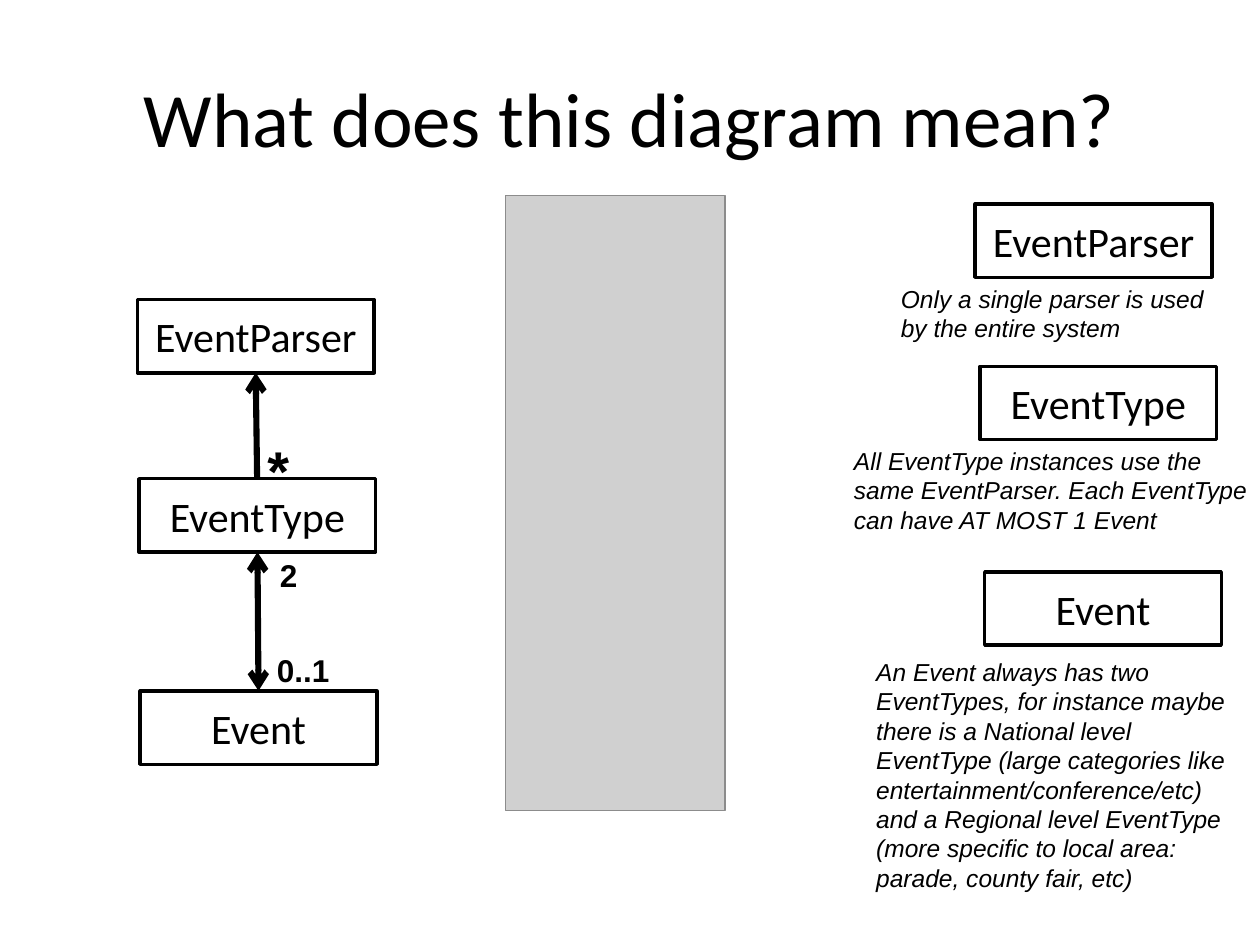
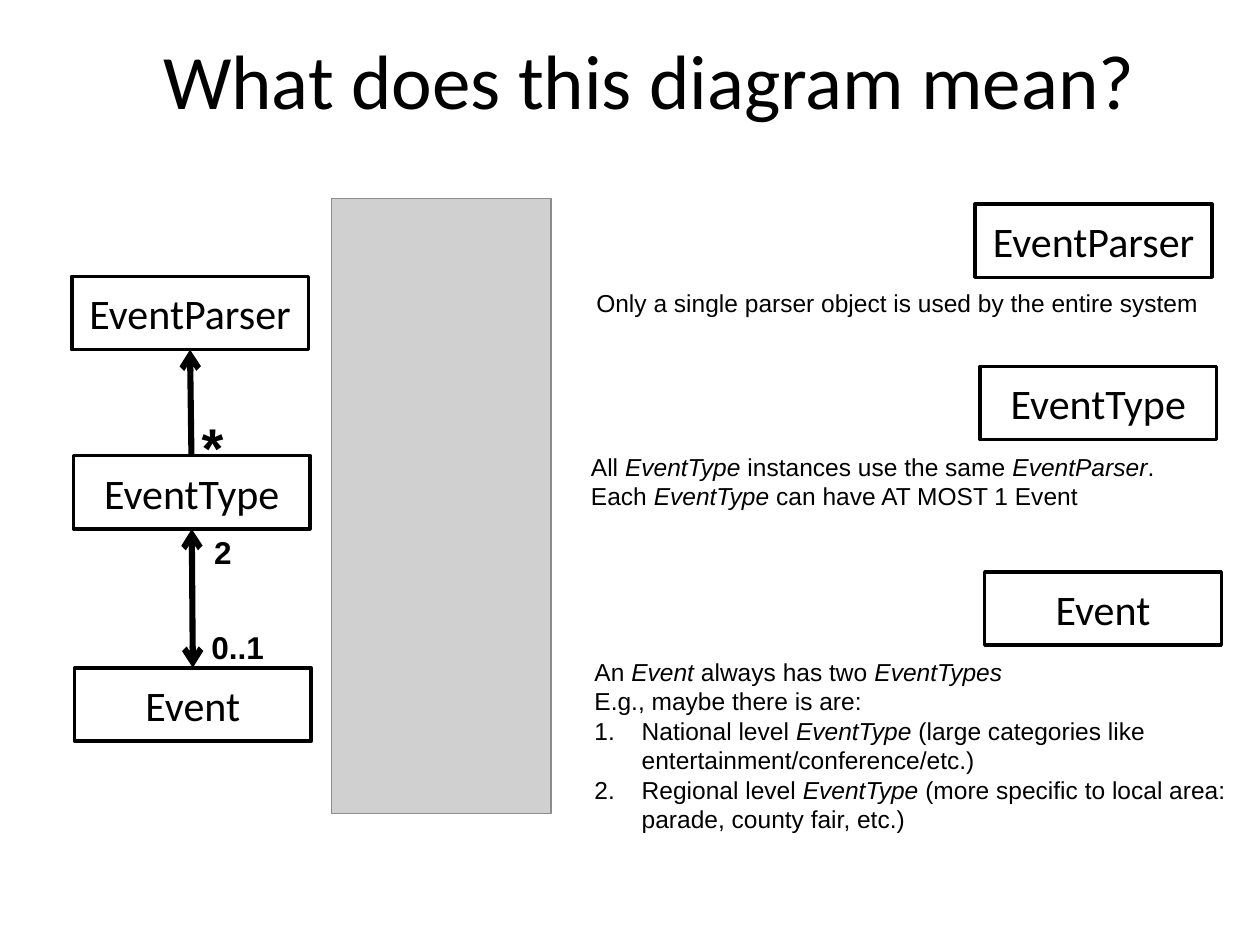
Before and after one commit to RHIT-CSSE/csse220, a slide deck: slide 7 of ClassMaterials/OOAndExceptions/Slides/OODFilesExceptions.pptx. Drawn at 1260x945 pixels with LibreOffice and Linux fonts; fonts in the diff are those of the drawing; grey boxes stand for pictures. Boxes give left, top, right and bottom in pixels: in the first picture for what was removed or moved away, otherwise in the second. Text is boxed around its words. In the diff, an @@ line names an element or a change of style, - is before the commit and + after.

Commit message:
update slides

```diff
--- a/ClassMaterials/OOAndExceptions/Slides/OODFilesExceptions.pptx
+++ b/ClassMaterials/OOAndExceptions/Slides/OODFilesExceptions.pptx
@@ text "What does this diagram mean?": place and size @@
-text "What does this diagram mean?" at bbox=[144, 93, 1115, 161]
+text "What does this diagram mean?" at bbox=[163, 55, 1134, 123]
@@ picture: place and size @@
-picture at bbox=[505, 195, 724, 810]
+picture at bbox=[331, 199, 551, 814]
@@ text at bbox=[596, 294, 1198, 317]: text changed; italic off @@
-Only a single parser is used by the entire system
+Only a single parser object is used by the entire system
@@ 2 rectangles, 2 freeform shapes, 1 text: place and size @@
-2 rectangles, 2 freeform shapes, 1 text at bbox=[137, 300, 375, 690]
+2 rectangles, 2 freeform shapes, 1 text at bbox=[72, 276, 310, 668]
@@ 2 texts, 1 rectangle: place and size @@
-2 texts, 1 rectangle at bbox=[140, 428, 377, 764]
+2 texts, 1 rectangle at bbox=[74, 406, 311, 741]
@@ text "All EventType instances use the ...": place and size @@
-text "All EventType instances use the ..." at bbox=[854, 452, 1246, 530]
+text "All EventType instances use the ..." at bbox=[591, 458, 1154, 510]
@@ text "All EventType instances use the ..." at bbox=[591, 458, 1154, 510]: italic off in "All instances use the same EventParser. Each ..." @@
@@ text at bbox=[594, 663, 1225, 833]: text changed; italic off @@
-An Event always has two EventTypes, for instance maybe there is a National level EventType (large categories like entertainment/conference/etc) and a Regional level EventType (more specific to local area: parade, county fair, etc)
+An Event always has two EventTypes
+E.g., maybe there is are:
+1. National level EventType (large categories like entertainment/conference/etc.)
+2. Regional level EventType (more specific to local area: parade, county fair, etc.)
```
Also in this commit, not shown: 10 other slides changed, 8 slides added, 3 slides removed.
